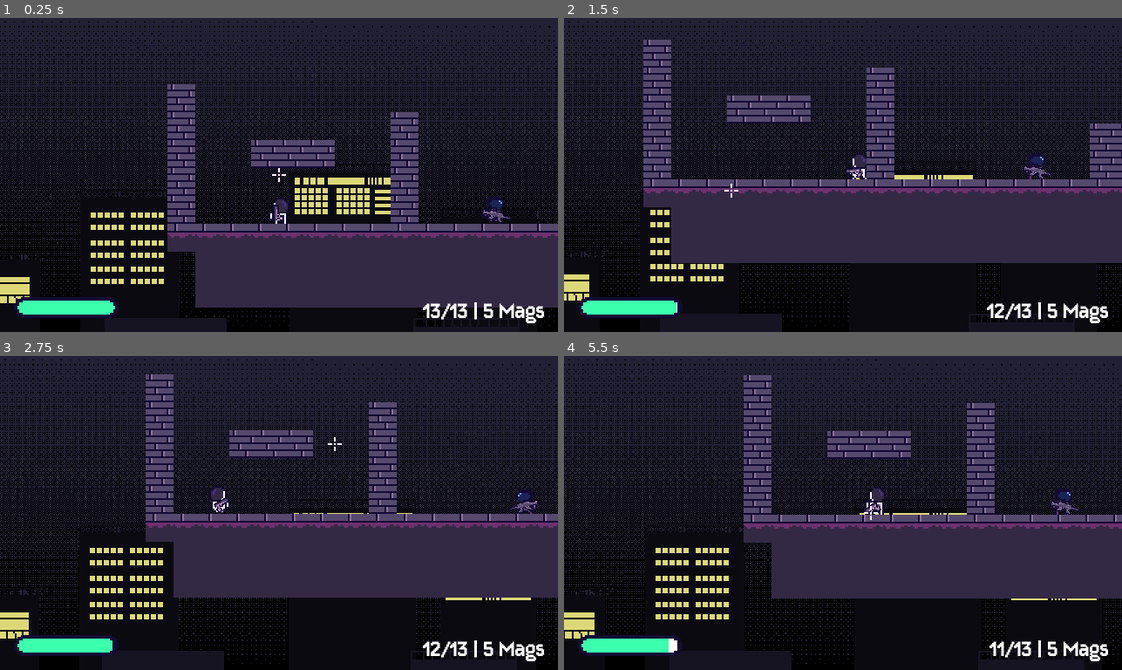
Above: before the commit, frames 1-4 (two rows, left to right).
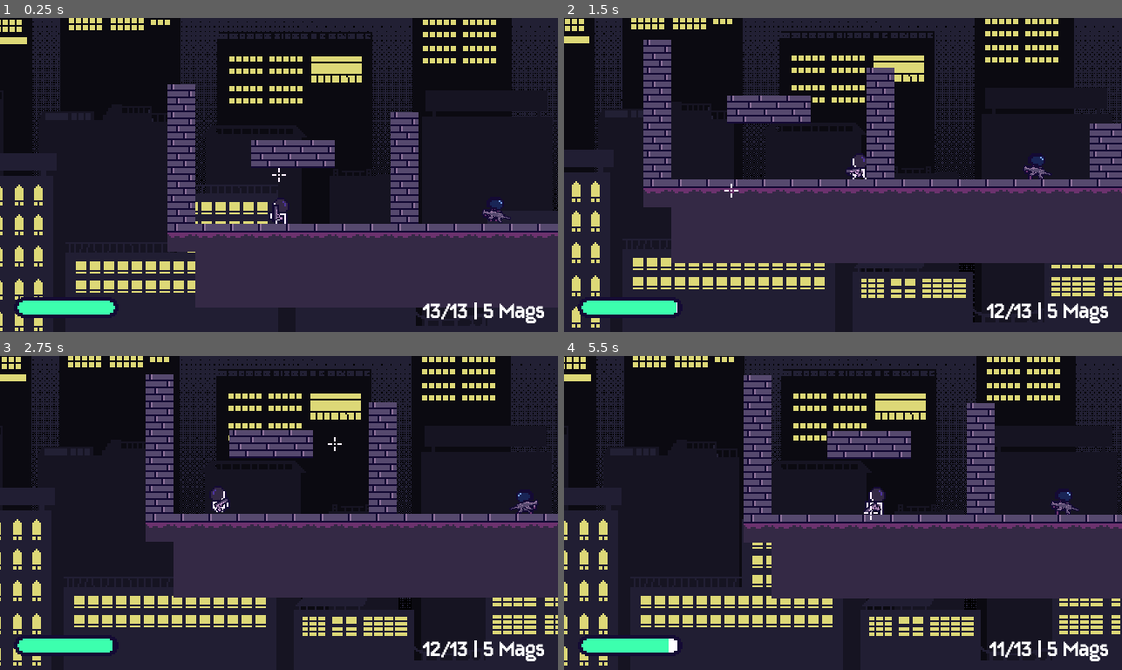
Above: after the commit, the same moments.

Repository: kyteidev/rogueshot
Game: Godot game, scene res://scenes/game_debug.tscn
Same seed, same stepped clock (60 frames per second), same inputs: the game is played once before the commit and once after it.
Inputs (mouse positions are in pixels of both pictures, inside the frame that each line leads up to):
- Up to frame 1 (0.25 s): no input
- Up to frame 2 (1.5 s): move the mouse to (965, 159) at 0.52 s; press the mouse at (965, 159) at 0.53 s; hold D (player_right) from 0.53 s (still down); tap W (player_jump) at 0.77 s; move the mouse to (731, 190) at 1.27 s; release the mouse at (731, 190) at 1.28 s; tap Shift (player_sprint) at 1.35 s
- Up to frame 3 (2.75 s): tap W (player_jump) at 1.52 s; move the mouse to (334, 443) at 2.02 s; release D (player_right) at 2.03 s; hold A (player_left) from 2.03 s (still down); tap 1 (weapon_1) at 2.1 s
- Up to frame 4 (5.5 s): move the mouse to (815, 575) at 2.77 s; release A (player_left) at 2.78 s; hold D (player_right) 2.78-4.28 s; tap 2 (weapon_2) at 2.85 s; tap W (player_jump) at 3.02, 3.77, 4.52 s; move the mouse to (1010, 560) at 3.52 s; tap Q (weapon_cycle) at 3.6 s; move the mouse to (675, 465) at 4.27 s; hold A (player_left) 4.28-5.03 s; click (675, 465) at 4.35 s; move the mouse to (870, 513) at 5.02 s; hold D (player_right) from 5.03 s (still down); hold Shift (player_sprint) from 5.03 s (still down)

The runs differ from the first frame. In frame 1, 41% of the frame differs, in the area x 0-100%, y 0-100%; in frame 2, 40%; in frame 3, 42%; in frame 4, 44%.

Commit message:
parallax works normally now???

Diff:
--- a/scenes/background.tscn
+++ b/scenes/background.tscn
@@ -19,8 +19,7 @@
 texture = ExtResource("1_cbsqf")
 
 [node name="Laver1" type="Parallax2D" parent="." unique_id=1781033397]
-scroll_scale = Vector2(0.05, 0.05)
-scroll_offset = Vector2(-200, 120)
+scroll_scale = Vector2(0.02, 0.02)
 repeat_size = Vector2(480, 0)
 
 [node name="Sprite2D" type="Sprite2D" parent="Laver1" unique_id=1933524760]
@@ -28,8 +27,7 @@
 centered = false
 
 [node name="Layer2" type="Parallax2D" parent="." unique_id=1749565630]
-scroll_scale = Vector2(0.1, 0.1)
-scroll_offset = Vector2(-200, 120)
+scroll_scale = Vector2(0.05, 0.05)
 repeat_size = Vector2(480, 0)
 
 [node name="Sprite2D" type="Sprite2D" parent="Layer2" unique_id=1392360814]
@@ -37,8 +35,7 @@
 centered = false
 
 [node name="Layer3" type="Parallax2D" parent="." unique_id=347219413]
-scroll_scale = Vector2(0.15, 0.15)
-scroll_offset = Vector2(-200, 120)
+scroll_scale = Vector2(0.08, 0.08)
 repeat_size = Vector2(480, 0)
 
 [node name="Sprite2D" type="Sprite2D" parent="Layer3" unique_id=209914064]
